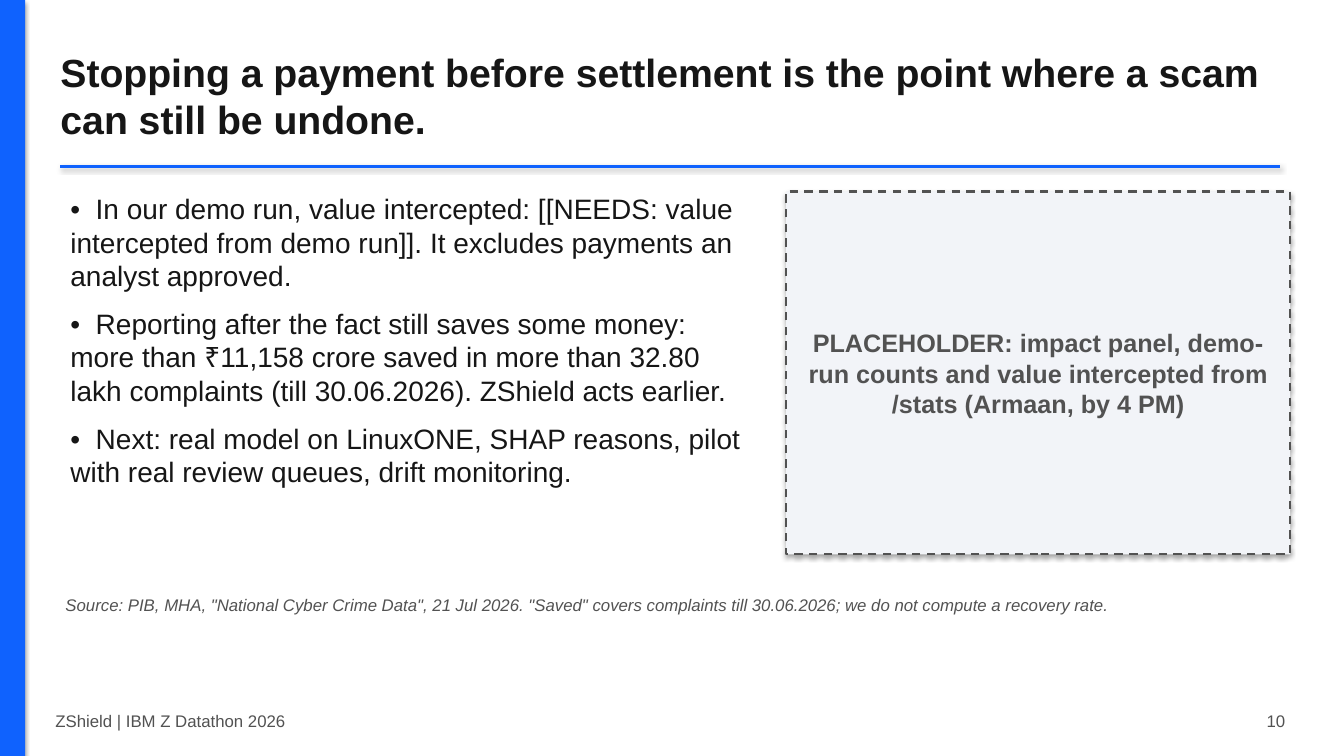
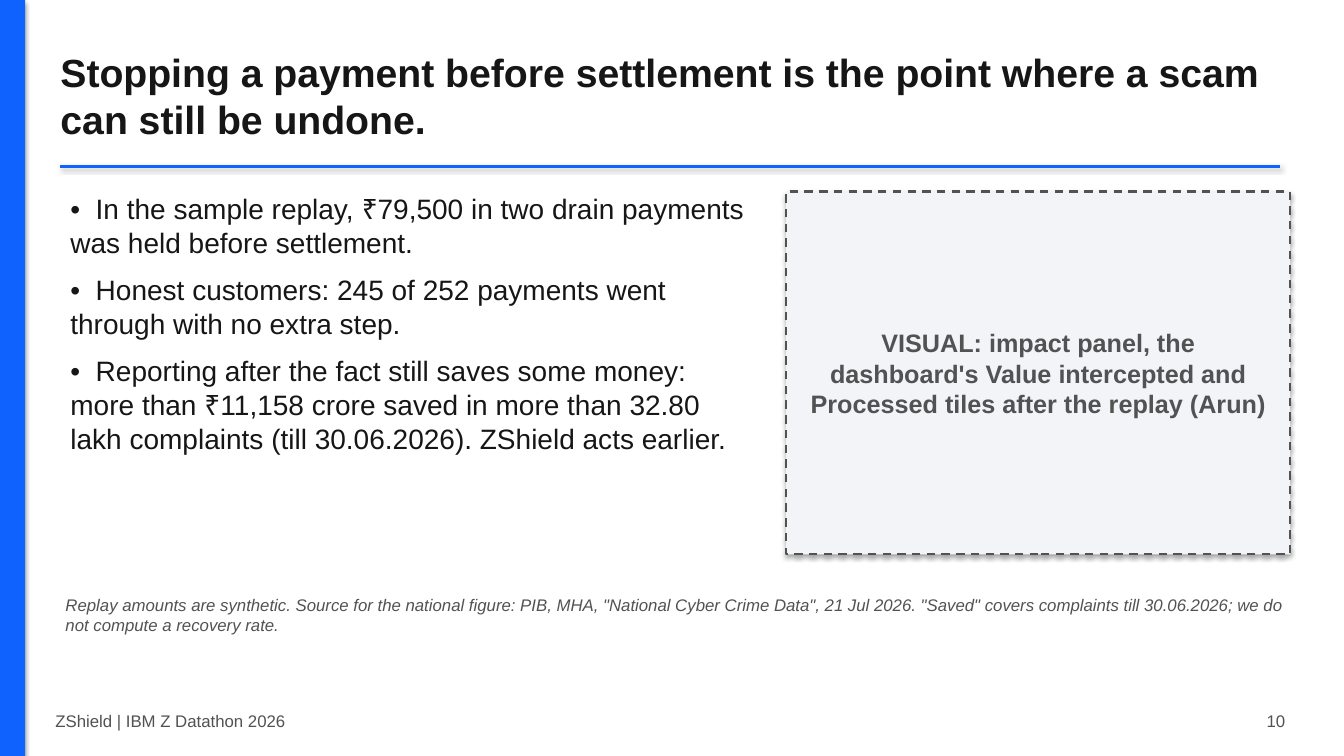
Before and after one commit to Vishaal1409/zshield, a slide deck: slide 10 of docs/deck/ZShield_deck_draft.pptx. Drawn at 1344x756 pixels with LibreOffice and Linux fonts; fonts in the diff are those of the drawing. Boxes give left, top, right and bottom in pixels: in the first picture for what was removed or moved away, otherwise in the second. Text is boxed around its words. In the diff, an @@ line names an element or a change of style, - is before the commit and + after.

```diff
--- a/docs/deck/ZShield_deck_draft.pptx
+++ b/docs/deck/ZShield_deck_draft.pptx
@@ text at <box>70,198,744,339</box>: text changed @@
-• In our demo run, value intercepted: [[NEEDS: value intercepted from demo run]]. It excludes payments an analyst approved.
+• In the sample replay, ₹79,500 in two drain payments was held before settlement.
+• Honest customers: 245 of 252 payments went through with no extra step.
@@ text in rectangle at <box>811,333,1266,418</box>: text changed @@
-PLACEHOLDER: impact panel, demo-run counts and value intercepted from /stats (Armaan, by 4 PM)
+VISUAL: impact panel, the dashboard's Value intercepted and Processed tiles after the replay (Arun)
@@ text at <box>70,428,740,487</box>: paragraph removed @@
-• Next: real model on LinuxONE, SHAP reasons, pilot with real review queues, drift monitoring.
@@ text at <box>65,599,1282,635</box>: text changed @@
-Source: PIB, MHA, "National Cyber Crime Data", 21 Jul 2026. "Saved" covers complaints till 30.06.2026; we do not compute a recovery rate.
+Replay amounts are synthetic. Source for the national figure: PIB, MHA, "National Cyber Crime Data", 21 Jul 2026. "Saved" covers complaints till 30.06.2026; we do not compute a recovery rate.
```
Also in this commit, not shown: 10 other slides changed, 11 other files.
